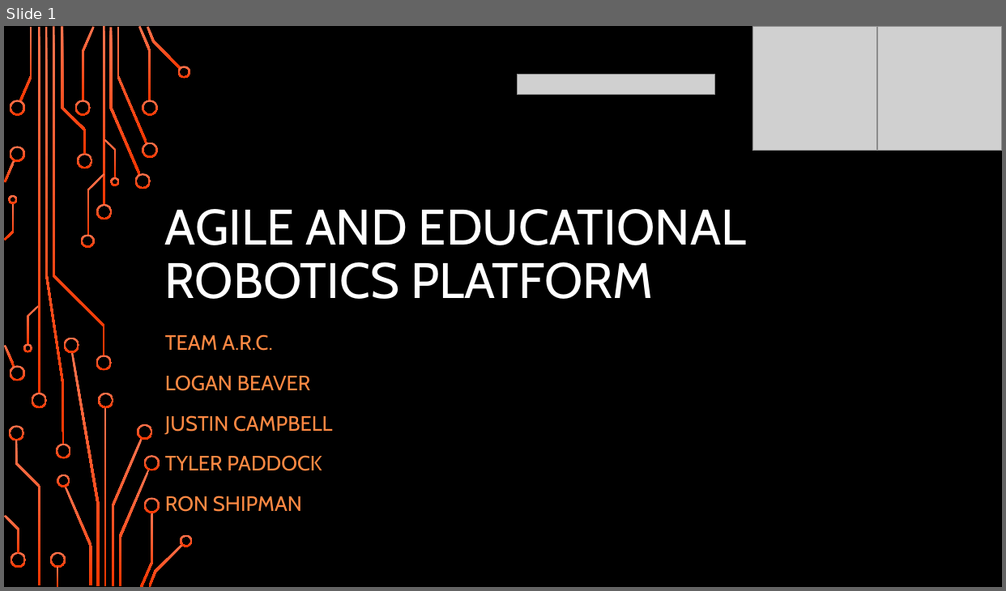
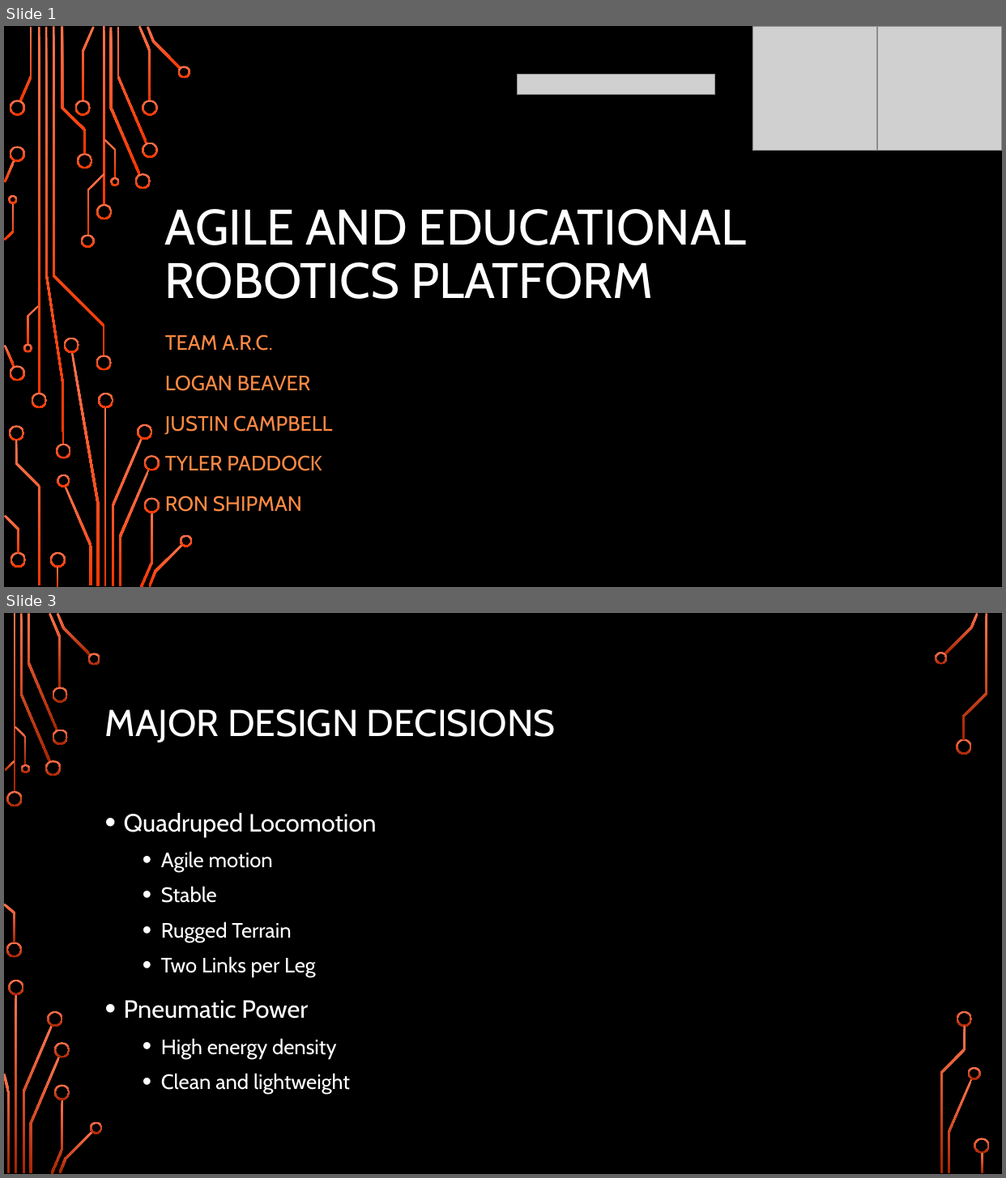
Before and after one commit to Logiant/AgileRoboticControls, a slide deck: Documentation/Presentation/Design Presentation/Design Presentation.pptx. Shown one above the other, each under a label of ours: slide 1 before the commit, slides 1 and 3 after it; the slides between them are not shown. The pictures are 1006x591 and 1006x1178 pixels, drawn with LibreOffice and Linux fonts; fonts in the diff are those of the drawing; grey boxes stand for pictures; background and template pictures are left out. Boxes give left, top, right and bottom in pixels: in the first picture for what was removed or moved away, otherwise in the second. Text is boxed around its words. In the diff, an @@ line names an element or a change of style, - is before the commit and + after.

```diff
--- a/Documentation/Presentation/Design Presentation/Design Presentation.pptx
+++ b/Documentation/Presentation/Design Presentation/Design Presentation.pptx
@@ slide 3 added at (4,613,1002,1174), background picture (left out) @@
@@ title added at (105,709,556,743), 36 pt, text #FFFFFF @@
+MAJOR DESIGN DECISIONS
@@ text added at (124,813,377,1094), 20 pt, text #FFFFFF @@
+• Quadruped Locomotion
+  • Agile motion
+  • Stable
+  • Rugged Terrain
+  • Two Links per Leg
+• Pneumatic Power
+  • High energy density
+  • Clean and lightweight
@@ group added at (4,613,990,1174): 33 freeform shapes, 3 rectangles @@
```
Also in this commit, not shown: 4 slides changed, 2 other slides added, 1 slide removed.
